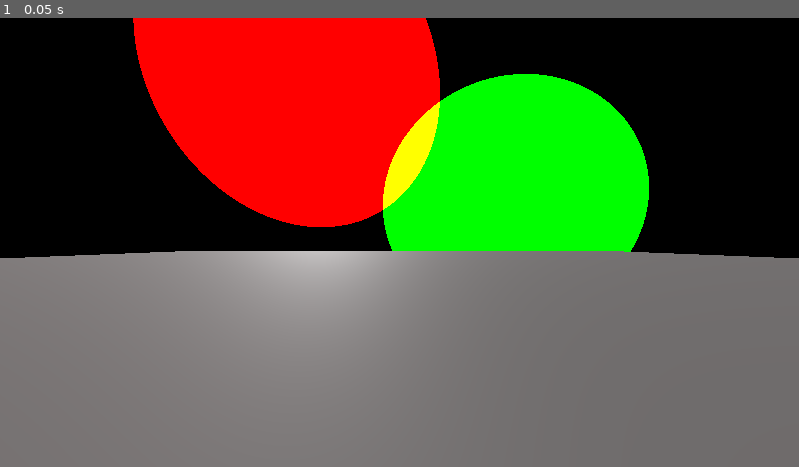
Above: before the commit, frame 1.
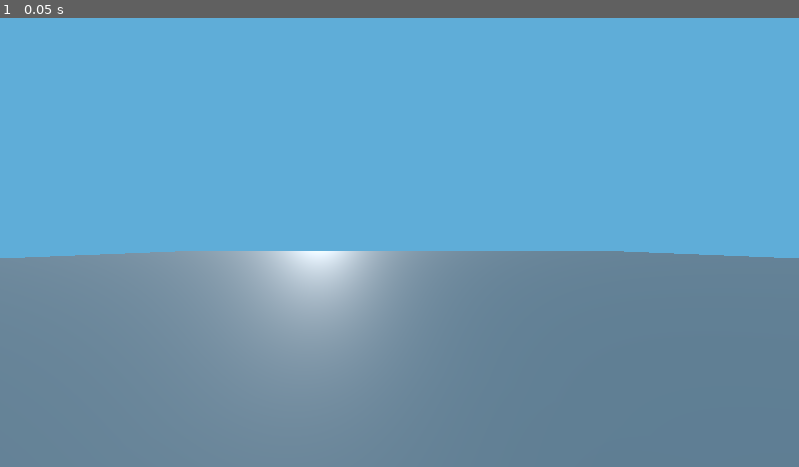
Above: after the commit, the same moment.

Repository: Radagasd/skybox-tutorial-godot
Game: Godot game, scene res://Scenes/example_scene.tscn
Two runs of this game, one before a commit and one after it. Both use one fixed random seed, a clock stepped at 60 frames per second and the inputs below.
Inputs:
- Up to frame 1 (0.05 s): no input

The runs differ from the first frame. In frame 1, 100% of the frame differs, in the area x 0-100%, y 0-100%.

Commit message:
Chapter 3.2.1

Diff:
--- a/Scenes/example_scene.tscn
+++ b/Scenes/example_scene.tscn
@@ -1,12 +1,14 @@
-[gd_scene load_steps=7 format=3 uid="uid://cx14n0n3cr26k"]
+[gd_scene load_steps=8 format=3 uid="uid://cx14n0n3cr26k"]
 
 [ext_resource type="Shader" path="res://Shaders/Skybox.gdshader" id="1_0ftdo"]
+[ext_resource type="Texture2D" uid="uid://scgrifnhkfgt" path="res://Textures/SunZenith_Gradient.png" id="2_iqe37"]
 [ext_resource type="Script" path="res://Scripts/SkyboxController.gd" id="2_iyrlj"]
 
 [sub_resource type="ShaderMaterial" id="ShaderMaterial_qml1g"]
 shader = ExtResource("1_0ftdo")
-shader_parameter/_SunDir = Vector3(0.818901, 0.492424, -0.294822)
+shader_parameter/_SunDir = Vector3(0.911099, 0.251297, -0.326723)
 shader_parameter/_MoonDir = Vector3(0.918118, 0.144356, 0.369081)
+shader_parameter/_SunZenithGrad = ExtResource("2_iqe37")
 
 [sub_resource type="Sky" id="Sky_jsxv2"]
 sky_material = SubResource("ShaderMaterial_qml1g")
@@ -25,7 +27,7 @@
 script = ExtResource("2_iyrlj")
 
 [node name="Sun" type="DirectionalLight3D" parent="."]
-transform = Transform3D(-0.355488, -0.450588, 0.818901, 0.0318931, 0.869771, 0.492424, -0.934137, 0.201168, -0.294823, 0, 0, 0)
+transform = Transform3D(-0.344393, -0.226476, 0.9111, 0.0285826, 0.967488, 0.251297, -0.938391, 0.112586, -0.326723, 0, 0, 0)
 
 [node name="Moon" type="Node3D" parent="."]
 transform = Transform3D(0.381422, -0.107594, 0.918118, -0.0690258, 0.987115, 0.144356, -0.92182, -0.118435, 0.369081, 0, 0, 0)
--- a/Shaders/Skybox.gdshader
+++ b/Shaders/Skybox.gdshader
@@ -1,12 +1,35 @@
 shader_type sky;
 
+group_uniforms Directions;
 uniform vec3 _SunDir;
 uniform vec3 _MoonDir;
 
+group_uniforms SkyGradients;
+/** The gradient texture that is sampled using the Sun-Zenith angle */
+uniform sampler2D _SunZenithGrad : source_color, repeat_disable;
+/** The gradient texture that is sampled using the View-Zenith angle */
+uniform sampler2D _ViewZenithGrad : source_color, repeat_disable;
+/** The gradient texture that is sampled using the Sun-View angle */
+uniform sampler2D _SunViewGrad : source_color, repeat_disable;
+
 void sky() {
 	vec3 viewDir = EYEDIR;
-	viewDir = normalize(viewDir);
 
-	vec3 col = vec3(step(0.9,dot(_SunDir, viewDir)), step(0.9,dot(_MoonDir, viewDir)), 0);
+	// Main angles
+	float sunViewDot = dot(_SunDir, viewDir);
+	float sunZenithDot = _SunDir.y;
+	float viewZenithDot = viewDir.y;
+	float sunMoonDot = dot(_SunDir, _MoonDir);
+
+	float sunViewDot01 = (sunViewDot + 1.0) * 0.5;
+	float sunZenithDot01 = (sunZenithDot + 1.0) * 0.5;
+
+	// Sky colours
+	vec3 sunZenithColor = texture(_SunZenithGrad, vec2(sunZenithDot01, 0.5)).rgb;
+
+	vec3 skyColor = sunZenithColor;
+
+	vec3 col = skyColor;
+
 	COLOR = col;
 }
Binary file added: Textures/SunZenith_Gradient.png
Not shown, added: Textures/SunZenith_Gradient.png.import
